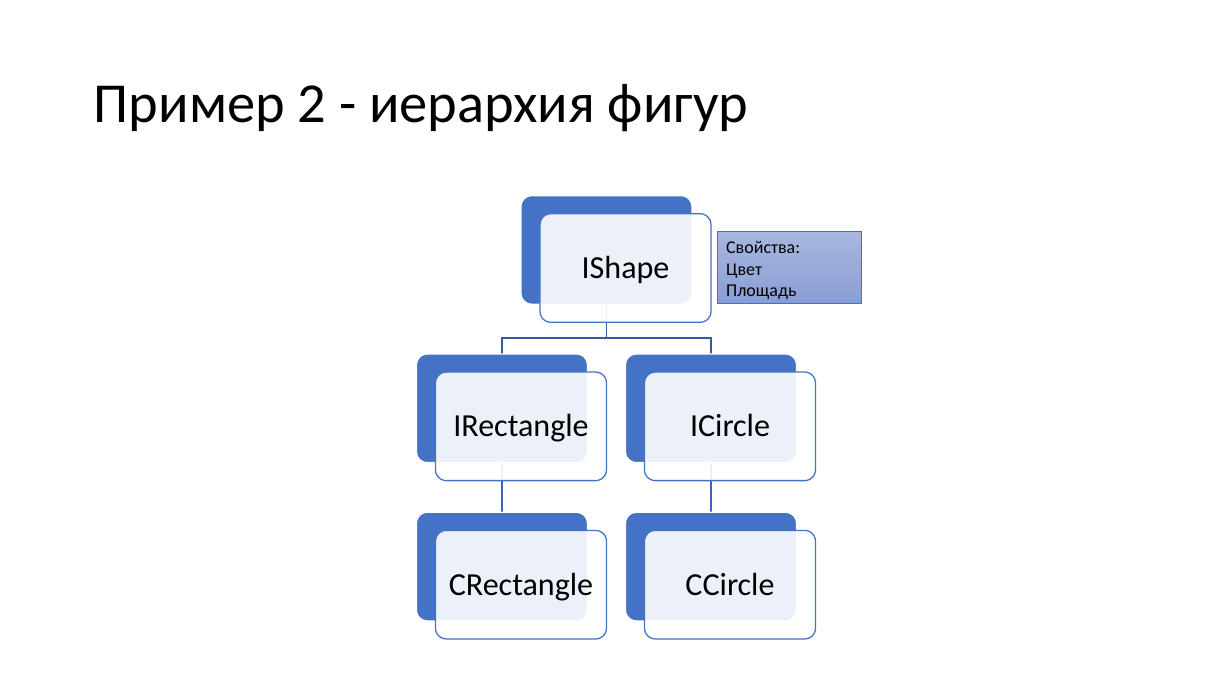
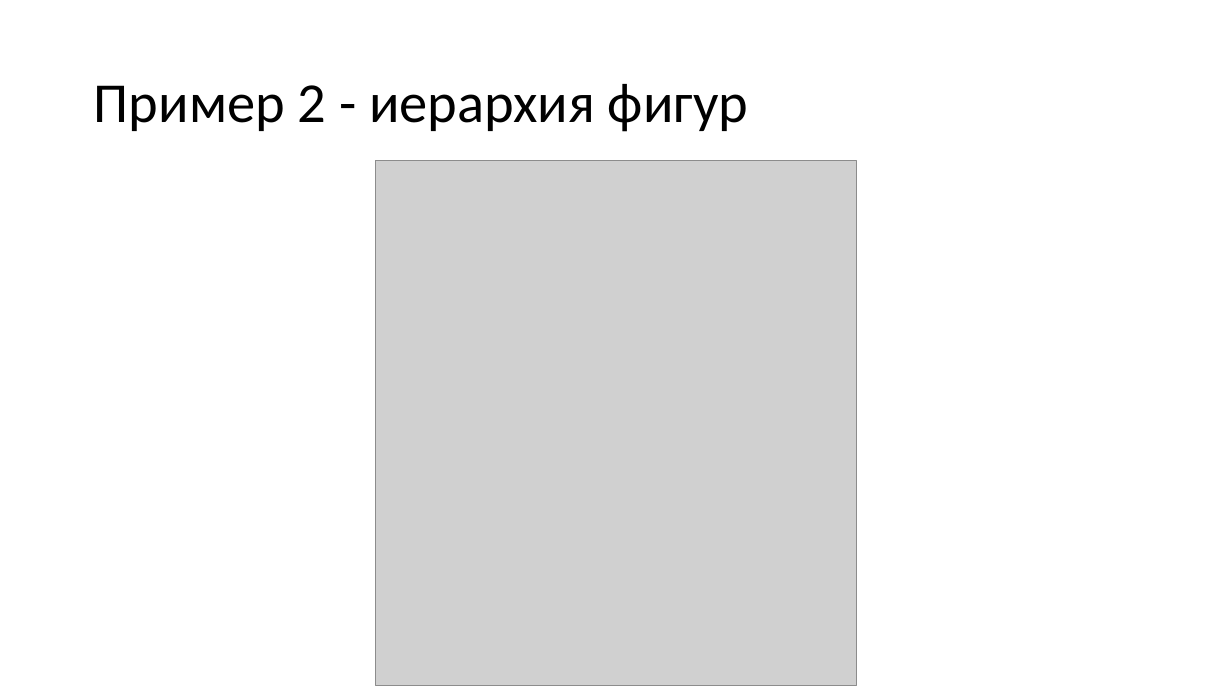
Before and after one commit to alexey-malov/oop, a slide deck: slide 57 of lectures/06/Обобщенное программирование, шаблоны.pptx (slide 56 before the commit). Drawn at 1232x693 pixels with LibreOffice and Linux fonts; fonts in the diff are those of the drawing; grey boxes stand for pictures. Boxes give left, top, right and bottom in pixels: in the first picture for what was removed or moved away, otherwise in the second. Text is boxed around its words. In the diff, an @@ line names an element or a change of style, - is before the commit and + after.

```diff
--- a/lectures/06/Обобщенное программирование, шаблоны.pptx
+++ b/lectures/06/Обобщенное программирование, шаблоны.pptx
@@ picture added at (376,161,857,685) @@
@@ rectangle removed at (717,231,861,303) @@
-Свойства:
-Цвет
-Площадь
@@ group removed at (417,196,816,640): 10 rounded rectangles, 5 texts, 4 freeform shapes @@
-IShape
-IRectangle
-CRectangle
-ICircle
-CCircle
```
Also in this commit, not shown: 15 other slides changed, 5 slides added, 4 slides removed, 6 other files.
